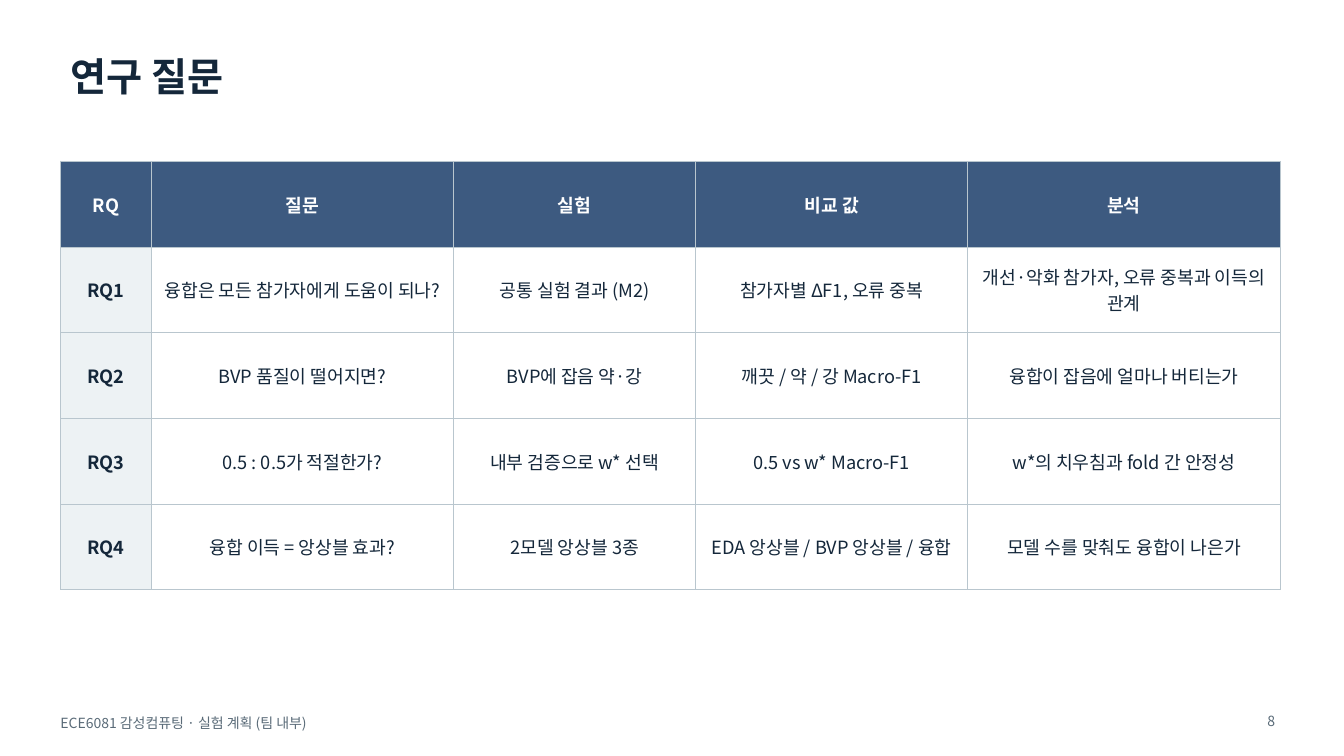
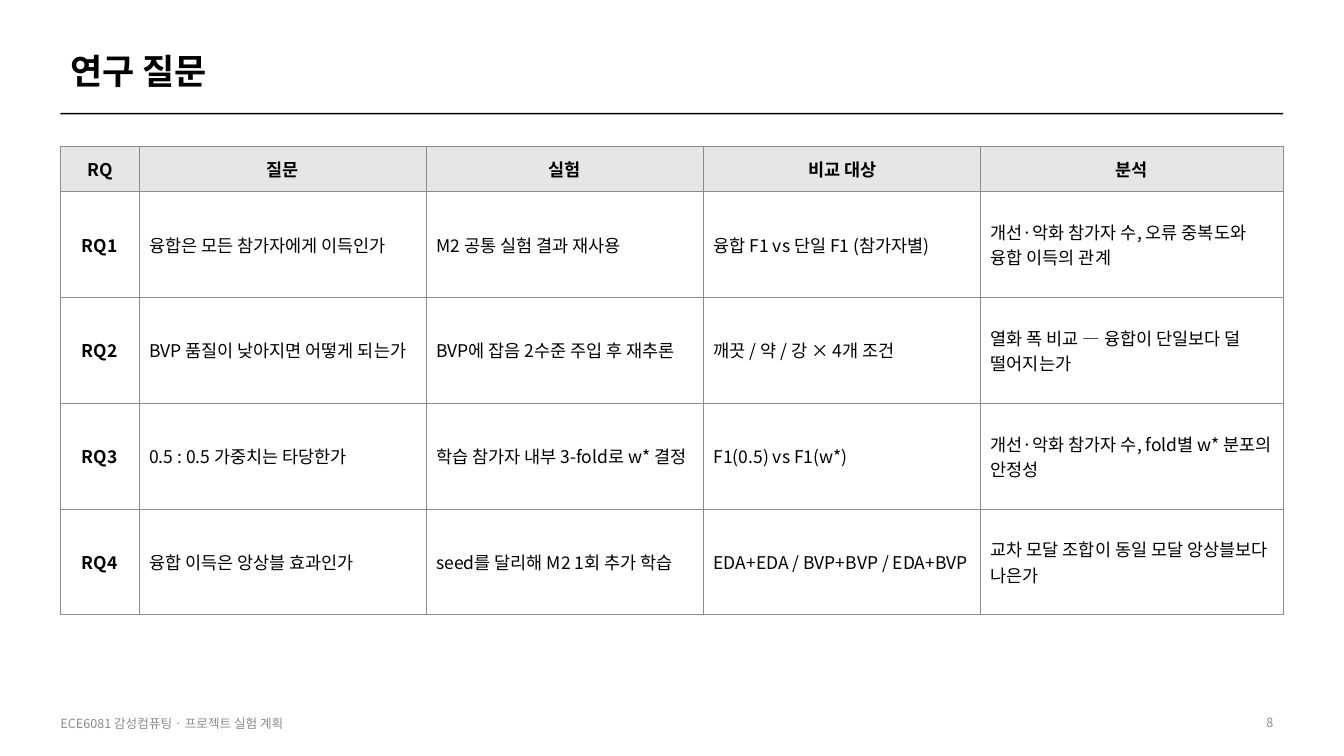
Before and after one commit to HuiJongJung/ece6081-affective-computing, a slide deck: slide 8 of docs/experiment_plan.pptx. Drawn at 1344x756 pixels with LibreOffice and Linux fonts; fonts in the diff are those of the drawing. Boxes give left, top, right and bottom in pixels: in the first picture for what was removed or moved away, otherwise in the second. Text is boxed around its words. In the diff, an @@ line names an element or a change of style, - is before the commit and + after.

```diff
--- a/docs/experiment_plan.pptx
+++ b/docs/experiment_plan.pptx
@@ title "연구 질문" at box(70, 54, 207, 87): size 28 to 25 pt, text colour #14273A to #000000 @@
@@ rectangle added at box(60, 113, 1284, 114), fill #000000 @@
@@ table at box(60, 146, 1284, 588) @@
-row 1, column 4: 비교 값
+row 1, column 4: 비교 대상
-row 2: RQ1 | 융합은 모든 참가자에게 도움이 되나? | 공통 실험 결과 (M2) | 참가자별 ΔF1, 오류 중복 | 개선·악화 참가자, 오류 중복과 이득의 관계
+row 2: RQ1 | 융합은 모든 참가자에게 이득인가 | M2 공통 실험 결과 재사용 | 융합 F1 vs 단일 F1 (참가자별) | 개선·악화 참가자 수, 오류 중복도와 융합 이득의 관계
-row 3: RQ2 | BVP 품질이 떨어지면? | BVP에 잡음 약·강 | 깨끗 / 약 / 강 Macro-F1 | 융합이 잡음에 얼마나 버티는가
+row 3: RQ2 | BVP 품질이 낮아지면 어떻게 되는가 | BVP에 잡음 2수준 주입 후 재추론 | 깨끗 / 약 / 강 × 4개 조건 | 열화 폭 비교 — 융합이 단일보다 덜 떨어지는가
-row 4: RQ3 | 0.5 : 0.5가 적절한가? | 내부 검증으로 w* 선택 | 0.5 vs w* Macro-F1 | w*의 치우침과 fold 간 안정성
+row 4: RQ3 | 0.5 : 0.5 가중치는 타당한가 | 학습 참가자 내부 3-fold로 w* 결정 | F1(0.5) vs F1(w*) | 개선·악화 참가자 수, fold별 w* 분포의 안정성
-row 5: RQ4 | 융합 이득 = 앙상블 효과? | 2모델 앙상블 3종 | EDA 앙상블 / BVP 앙상블 / 융합 | 모델 수를 맞춰도 융합이 나은가
+row 5: RQ4 | 융합 이득은 앙상블 효과인가 | seed를 달리해 M2 1회 추가 학습 | EDA+EDA / BVP+BVP / EDA+BVP | 교차 모달 조합이 동일 모달 앙상블보다 나은가
@@ fill #3D5A80 to #E6E6E6 in row 1 @@
@@ fill #EDF2F4 to #FFFFFF in 4 cells @@
@@ size 13 to 12.5 pt in "RQ", "질문", "실험", "분석" and 4 more places @@
@@ text colour #FFFFFF to #000000 in "RQ", "질문", "실험", "분석" @@
@@ text colour #14273A to #000000 in "RQ1", "RQ2", "RQ3", "RQ4" @@
@@ borders changed @@
@@ table: place and size @@
-table at box(60, 161, 1280, 562)
+table at box(60, 146, 1284, 588)
@@ text at box(60, 717, 283, 729): text changed; size 10 to 9 pt; text colour #5A6B78 to #8C8C8C @@
-ECE6081 감성컴퓨팅 · 실험 계획 (팀 내부)
+ECE6081 감성컴퓨팅 · 프로젝트 실험 계획
@@ page number at box(1266, 718, 1273, 727): size 10 to 9 pt, text colour #5A6B78 to #8C8C8C @@
```
Also in this commit, not shown: 13 other slides changed, 1 slide added, 2 slides removed.
